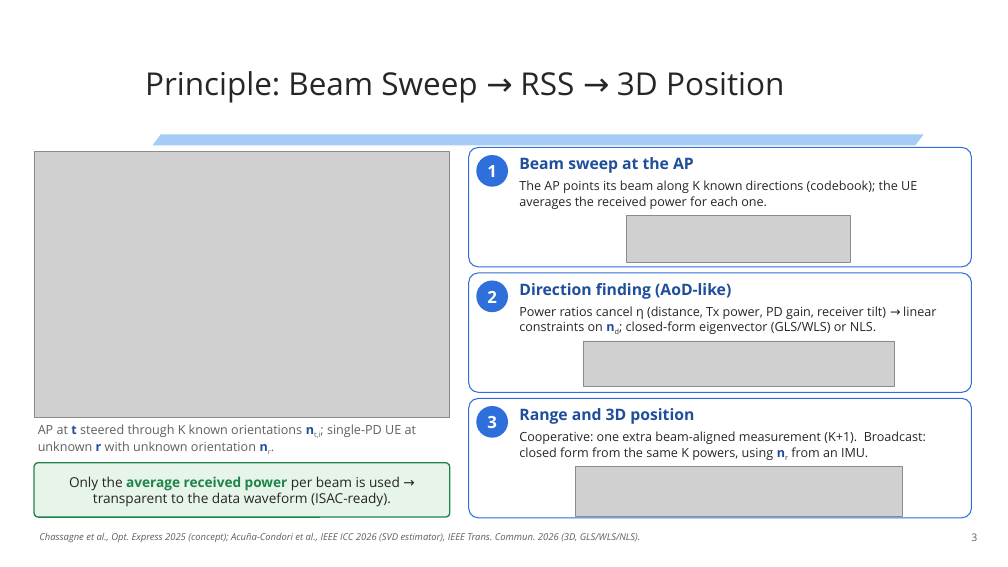
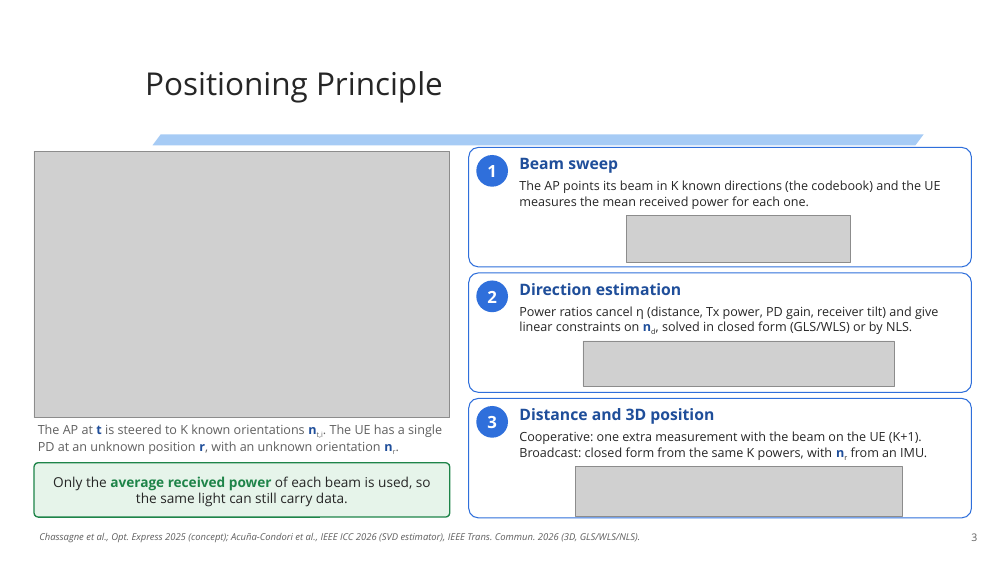
Before and after one commit to kevin-acuna/simulation_VLP, a slide deck: slide 3 of OPTI-6G/ArchWG_Presentation/OPTI-6G_ArchWG_Beamsteering_Positioning_UVSQ_2026-11-20.pptx. Drawn at 1008x567 pixels with LibreOffice and Linux fonts; fonts in the diff are those of the drawing; grey boxes stand for pictures; background and template pictures are left out. Boxes give left, top, right and bottom in pixels: in the first picture for what was removed or moved away, otherwise in the second. Text is boxed around its words. In the diff, an @@ line names an element or a change of style, - is before the commit and + after.

```diff
--- a/OPTI-6G/ArchWG_Presentation/OPTI-6G_ArchWG_Beamsteering_Positioning_UVSQ_2026-11-20.pptx
+++ b/OPTI-6G/ArchWG_Presentation/OPTI-6G_ArchWG_Beamsteering_Positioning_UVSQ_2026-11-20.pptx
@@ title at (145,71,443,103): text changed @@
-Principle: Beam Sweep → RSS → 3D Position
+Positioning Principle
@@ text at (519,157,618,173): text changed @@
-Beam sweep at the AP
+Beam sweep
@@ text at (519,180,940,209): text changed @@
-The AP points its beam along K known directions (codebook); the UE averages the received power for each one.
+The AP points its beam in K known directions (the codebook) and the UE measures the mean received power for each one.
@@ text at (519,283,681,295): text changed @@
-Direction finding (AoD-like)
+Direction estimation
@@ text at (519,306,938,334): text changed @@
-Power ratios cancel η (distance, Tx power, PD gain, receiver tilt) → linear constraints on nd; closed-form eigenvector (GLS/WLS) or NLS.
+Power ratios cancel η (distance, Tx power, PD gain, receiver tilt) and give linear constraints on nd, solved in closed form (GLS/WLS) or by NLS.
@@ text at (519,408,714,424): text changed @@
-Range and 3D position
+Distance and 3D position
@@ text at (38,424,442,454): text changed @@
-AP at t steered through K known orientations nt,i; single-PD UE at unknown r with unknown orientation nr.
+The AP at t is steered to K known orientations nt,i. The UE has a single PD at an unknown position r, with an unknown orientation nr.
@@ text at (519,431,927,460): text changed @@
-Cooperative: one extra beam-aligned measurement (K+1). Broadcast: closed form from the same K powers, using nr from an IMU.
+Cooperative: one extra measurement with the beam on the UE (K+1). Broadcast: closed form from the same K powers, with nr from an IMU.
@@ text in rounded rectangle at (53,476,431,507): text changed @@
-Only the average received power per beam is used → transparent to the data waveform (ISAC-ready).
+Only the average received power of each beam is used, so the same light can still carry data.
```
Also in this commit, not shown: 15 other slides changed, 1 slide added, 2 slides removed, 41 other files.
